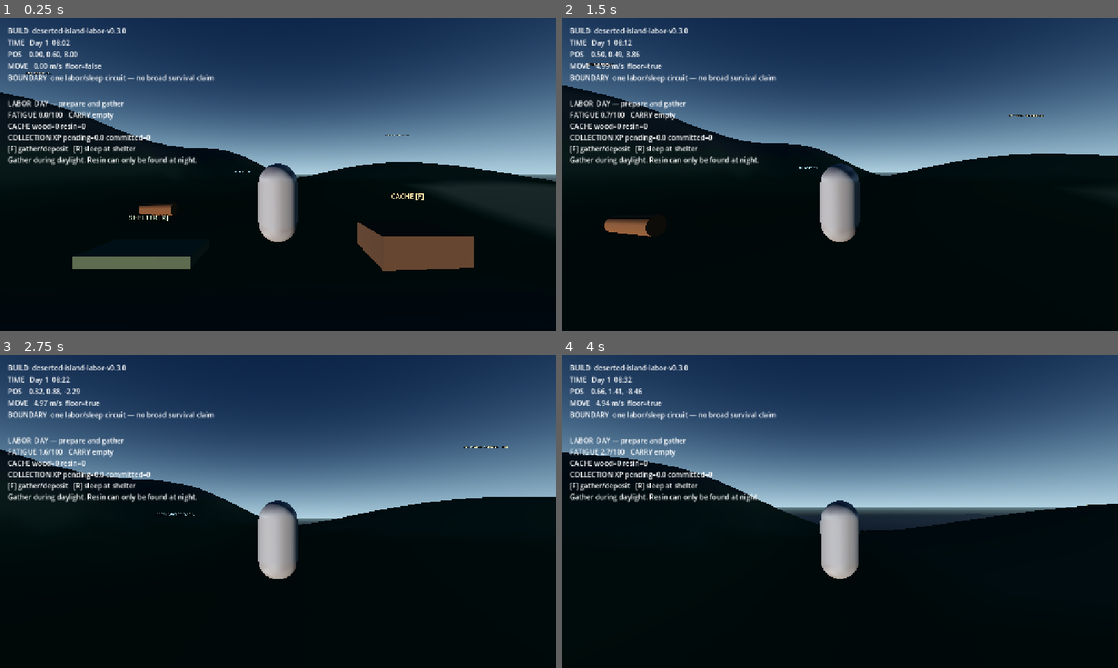
Above: before the commit, frames 1-4 (two rows, left to right).
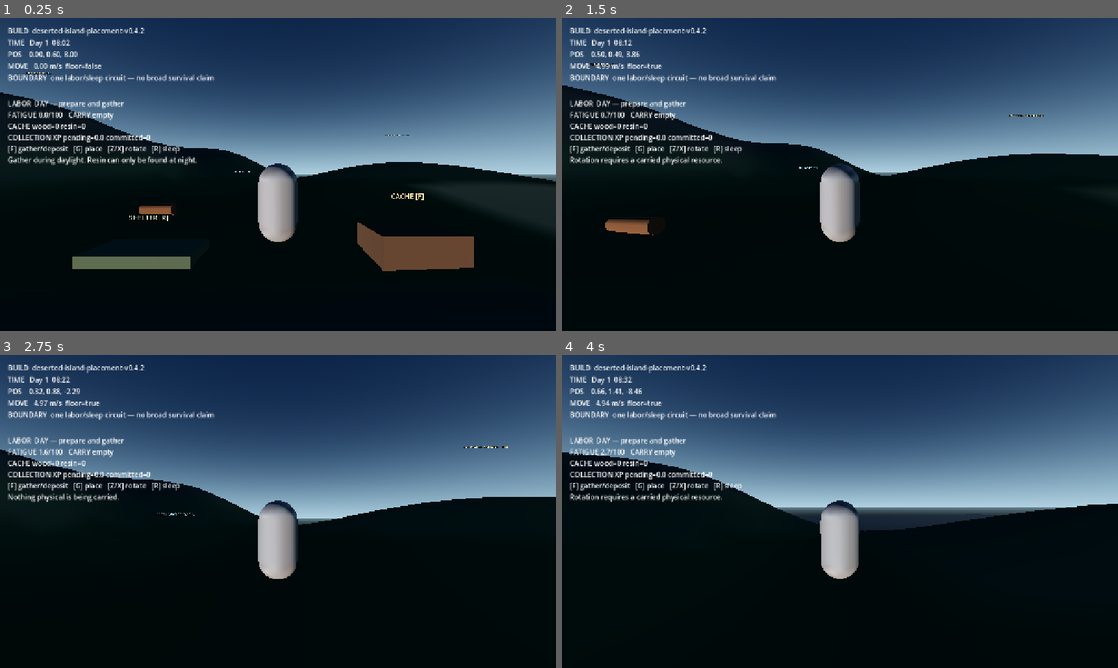
Above: after the commit, the same moments.

Repository: Deathburgerz013/Modern-Video-Games-Information-Creation
Game: Godot game, scene res://scenes/main.tscn
Same seed, same stepped clock (60 frames per second), same inputs: the game is played once before the commit and once after it.
Inputs (mouse positions are in pixels of both pictures, inside the frame that each line leads up to):
- Up to frame 1 (0.25 s): no input
- Up to frame 2 (1.5 s): tap Enter at 0.5 s; move the mouse to (867, 174) at 0.52 s; hold W (move_forward) from 0.53 s (still down); tap G at 0.6 s; tap Z at 0.8, 1.35 s; move the mouse to (812, 174) at 1.27 s
- Up to frame 3 (2.75 s): keep holding W (move_forward); tap X at 1.55, 2.1 s; move the mouse to (289, 505) at 2.02 s; tap G at 2.3 s
- Up to frame 4 (4 s): keep holding W (move_forward); move the mouse to (834, 517) at 2.77 s; tap Shift (sprint) at 2.85 s; tap Z at 3.05 s; move the mouse to (878, 514) at 3.52 s; tap G at 3.6 s; tap X at 3.8 s

The runs differ from the first frame. In frame 1, 0.4% of the frame differs, in the area x 13-33%, y 3-64%; in frame 2, 0.9%, in the area x 1-36%, y 3-70%; in frame 3, 0.8%; in frame 4, 0.8%.

Commit message:
feat(game): add physical resource placement

Diff:
--- a/software/deserted-island/scripts/labor_loop.gd
+++ b/software/deserted-island/scripts/labor_loop.gd
@@ -15,7 +15,9 @@
 var carried_kind := ""
 var deposited := {"wood": 0, "night_resin": 0}
 var sources: Array[Dictionary] = []
+var dropped_bodies: Array[RigidBody3D] = []
 var carried_mesh: MeshInstance3D
+var carry_yaw_degrees := 0.0
 var cache_position := Vector3(3.0, 0.55, 8.0)
 var shelter_position := Vector3(-3.0, 0.35, 8.0)
 var status_text := "Gather during daylight. Resin can only be found at night."
@@ -61,6 +63,15 @@
 	if event.physical_keycode == KEY_F:
 		_try_interact()
 		get_viewport().set_input_as_handled()
+	elif event.physical_keycode == KEY_G:
+		_drop_carried_resource()
+		get_viewport().set_input_as_handled()
+	elif event.physical_keycode == KEY_Z:
+		_rotate_carried_resource(-15.0)
+		get_viewport().set_input_as_handled()
+	elif event.physical_keycode == KEY_X:
+		_rotate_carried_resource(15.0)
+		get_viewport().set_input_as_handled()
 	elif event.physical_keycode == KEY_R:
 		_try_sleep()
 		get_viewport().set_input_as_handled()
@@ -72,6 +83,15 @@
 			_deposit_carried_resource()
 		else:
 			status_text = "Carry the %s to the beach cache." % carried_kind.replace("_", " ")
+		return
+	var dropped := _nearest_dropped_resource()
+	if dropped:
+		carried_kind = str(dropped.get_meta("resource_kind", "wood"))
+		carry_yaw_degrees = dropped.rotation_degrees.y
+		dropped_bodies.erase(dropped)
+		dropped.queue_free()
+		_show_carried_resource(carried_kind)
+		status_text = "Recovered placed %s. Repositioning grants no collection XP." % carried_kind.replace("_", " ")
 		return
 	var nearest: Dictionary = {}
 	var nearest_distance := INTERACT_DISTANCE
@@ -88,6 +108,7 @@
 	nearest["collected"] = true
 	nearest["node"].visible = false
 	carried_kind = nearest["kind"]
+	carry_yaw_degrees = 0.0
 	fatigue = minf(MAX_FATIGUE, fatigue + 2.0)
 	pending_collection_xp += 2.0 if carried_kind == "wood" else 4.0
 	_show_carried_resource(carried_kind)
@@ -102,6 +123,61 @@
 	if carried_mesh:
 		carried_mesh.queue_free()
 		carried_mesh = null
+	carry_yaw_degrees = 0.0
+
+
+func _rotate_carried_resource(amount: float) -> void:
+	if carried_kind.is_empty():
+		status_text = "Rotation requires a carried physical resource."
+		return
+	carry_yaw_degrees = fmod(carry_yaw_degrees + amount + 360.0, 360.0)
+	if carried_mesh:
+		carried_mesh.rotation_degrees = Vector3(0.0, carry_yaw_degrees, 90.0)
+	status_text = "Placement heading %.0f degrees." % carry_yaw_degrees
+
+
+func _drop_carried_resource() -> void:
+	if carried_kind.is_empty():
+		status_text = "Nothing physical is being carried."
+		return
+	var forward := -player.global_transform.basis.z.normalized()
+	var body := RigidBody3D.new()
+	body.name = "Placed%s" % carried_kind.to_pascal_case()
+	body.position = player.global_position + forward * 1.65 + Vector3.UP * 1.15
+	body.rotation_degrees = Vector3(0.0, player.rotation_degrees.y + carry_yaw_degrees, 90.0)
+	body.mass = 2.8 if carried_kind == "wood" else 1.2
+	body.set_meta("resource_kind", carried_kind)
+	var mesh_instance := MeshInstance3D.new()
+	mesh_instance.mesh = _resource_mesh(carried_kind, 1.15)
+	body.add_child(mesh_instance)
+	var collision := CollisionShape3D.new()
+	var shape := CylinderShape3D.new()
+	shape.radius = 0.24
+	shape.height = 1.15
+	collision.shape = shape
+	body.add_child(collision)
+	add_child(body)
+	dropped_bodies.append(body)
+	status_text = "Placed %s. Physics decides whether it settles, rolls, or falls." % carried_kind.replace("_", " ")
+	carried_kind = ""
+	carry_yaw_degrees = 0.0
+	if carried_mesh:
+		carried_mesh.queue_free()
+		carried_mesh = null
+
+
+func _nearest_dropped_resource() -> RigidBody3D:
+	var nearest: RigidBody3D
+	var nearest_distance := INTERACT_DISTANCE
+	for body in dropped_bodies.duplicate():
+		if not is_instance_valid(body):
+			dropped_bodies.erase(body)
+			continue
+		var distance := player.global_position.distance_to(body.global_position)
+		if distance <= nearest_distance:
+			nearest = body
+			nearest_distance = distance
+	return nearest
 
 
 func _try_sleep() -> void:
@@ -147,15 +223,7 @@
 	visual.name = "%sSource" % kind.to_pascal_case()
 	visual.position = position_value
 	visual.rotation_degrees.z = 90.0
-	var mesh := CylinderMesh.new()
-	mesh.top_radius = 0.22
-	mesh.bottom_radius = 0.28
-	mesh.height = 1.35
-	var material := StandardMaterial3D.new()
-	material.albedo_color = Color("765033") if kind == "wood" else Color("81659b")
-	material.roughness = 0.92
-	mesh.material = material
-	visual.mesh = mesh
+	visual.mesh = _resource_mesh(kind, 1.35)
 	add_child(visual)
 	sources.append({"kind": kind, "position": position_value, "night_only": night_only, "collected": false, "node": visual})
 
@@ -169,17 +237,22 @@
 
 func _show_carried_resource(kind: String) -> void:
 	carried_mesh = MeshInstance3D.new()
-	carried_mesh.position = Vector3(0.0, 1.15, -0.72)
-	carried_mesh.rotation_degrees.z = 90.0
+	carried_mesh.position = Vector3(0.88, 0.72, -0.18)
+	carried_mesh.rotation_degrees = Vector3(0.0, carry_yaw_degrees, 90.0)
+	carried_mesh.mesh = _resource_mesh(kind, 1.0)
+	player.add_child(carried_mesh)
+
+
+func _resource_mesh(kind: String, length: float) -> CylinderMesh:
 	var mesh := CylinderMesh.new()
-	mesh.top_radius = 0.18
-	mesh.bottom_radius = 0.21
-	mesh.height = 1.0
+	mesh.top_radius = 0.20
+	mesh.bottom_radius = 0.24
+	mesh.height = length
 	var material := StandardMaterial3D.new()
 	material.albedo_color = Color("765033") if kind == "wood" else Color("81659b")
+	material.roughness = 0.92
 	mesh.material = material
-	carried_mesh.mesh = mesh
-	player.add_child(carried_mesh)
+	return mesh
 
 
 func _build_cache() -> void:
@@ -233,6 +306,6 @@
 func _update_readout() -> void:
 	var phase := "NIGHT — labor costs more" if _is_night() else "DAY — prepare and gather"
 	readout.text = (
-		"LABOR  %s\nFATIGUE %.1f/100   CARRY %s\nCACHE wood=%d resin=%d\nCOLLECTION XP pending=%.1f committed=%d\n[F] gather/deposit   [R] sleep at shelter\n%s"
+		"LABOR  %s\nFATIGUE %.1f/100   CARRY %s\nCACHE wood=%d resin=%d\nCOLLECTION XP pending=%.1f committed=%d\n[F] gather/deposit   [G] place   [Z/X] rotate   [R] sleep\n%s"
 		% [phase, fatigue, carried_kind if not carried_kind.is_empty() else "empty", deposited["wood"], deposited["night_resin"], pending_collection_xp, committed_collection_xp, status_text]
 	)
--- a/software/deserted-island/scripts/main.gd
+++ b/software/deserted-island/scripts/main.gd
@@ -1,6 +1,6 @@
 extends Node3D
 
-const BUILD_ID := "deserted-island-labor-v0.3.0"
+const BUILD_ID := "deserted-island-placement-v0.4.2"
 const DAY_LENGTH_SECONDS := 180.0
 const FALL_RECOVERY_Y := -20.0
 const ENVIRONMENT_LAYOUT := preload("res://scripts/environment_layout.gd")
Not shown, changed: software/deserted-island/docs/LABOR_LOOP.md
